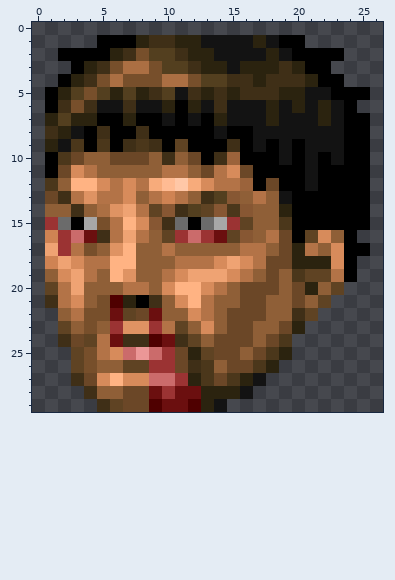
File history of a pixel-art sprite, graphics/stftl20.png. The picture above is the old version.
The file is 27x30 pixels.
After the commit:
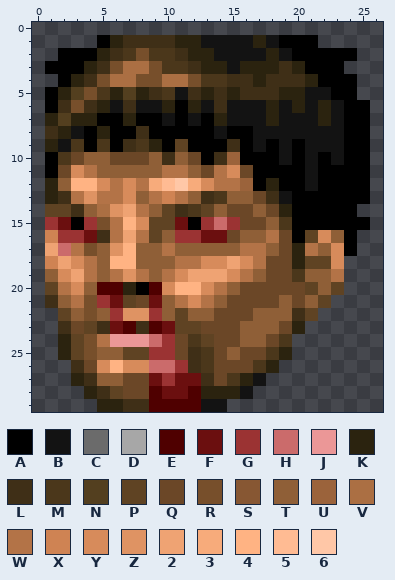
Palette (. is transparent): A #000000  B #131313  C #6b6b6b  D #a7a7a7  E #4f0000  F #6b0f0f  G #9b3333  H #cb6b6b  J #eb9797  K #2b230f  L #3f2f17  M #4b371b  N #533f1f  P #5f4323  Q #6b4727  R #774f2b  S #875733  T #8f5f37  U #9b633b  V #ab6f43  W #b37347  X #cf8353  Y #d78b5b  Z #df9363  2 #efa373  3 #f7ab7b  4 #ffb383  5 #ffbb93  6 #ffc7a7
Changes in this commit:
y 1: x 6..8 AAK -> KLL; x 21 . -> A
y 2: x 5..7 AKL -> KLM; x 9..10 NN -> MM; x 24 . -> A
y 3: x 1..2 .. -> AA; x 10..11 NN -> MM; x 23 . -> A
y 4: x 7 R -> V; x 13..14 NN -> MM; x 24 . -> A
y 5: x 5 N -> M; x 10 N -> M; x 25 A -> .
y 6: x 5 B -> K; x 25 . -> A
y 8: x 5 L -> K
y 9: x 9 L -> K
y 12: x 1 M -> K; x 18 Q -> K
y 13: x 1 Q -> K; x 14..15 NS -> MT; x 17..18 WT -> QL
y 14: x 1..2 TT -> PP; x 9..10 PS -> TP; x 12 N -> M; x 14..16 SMS -> TQQ; x 18 T -> Q; x 25 A -> .
y 15: x 2 C -> F; x 4 D -> G; x 9..11 SLC -> PPF; x 13..14 CD -> GH; x 16..17 PT -> QQ
y 16: x 3 H -> G; x 9..10 TP -> PT; x 12..13 HG -> GF; x 15..16 PS -> QT
y 17: x 2 G -> H; x 25 A -> .
y 18: x 5 W -> T; x 13 W -> Y; x 21..22 KK -> PP; x 24 A -> .
y 19: x 6 4 -> W; x 8 T -> W; x 19 T -> Q; x 21..22 PP -> TT; x 24 A -> .
y 20: x 3 2 -> Y; x 5..9 TTWWT -> EEKAE; x 19 T -> Q; x 21 K -> P
y 21: x 2..9 WYTREKAL -> TWRGFPQF; x 11..12 Y4 -> WY; x 15 T -> Q; x 18 T -> Q
y 22: x 2..3 TW -> PT; x 5..9 RFPQF -> TGZZG; x 11..14 TYWT -> PTTQ; x 17 Q -> T
y 23: x 2..10 PTRTGZZGW -> LQPLFELEF; x 12..14 TYT -> PQQ; x 16 Q -> T
y 24: x 2..4 LQP -> KPR; x 6..13 FLLEFLPT -> JJJHGQMP; x 16 Q -> T
y 25: x 2 . -> K; x 5..9 WYHJH -> TTPPG; x 12..13 KP -> LM; x 15..16 QT -> TQ
y 26: x 3..11 PRTTPPGGQ -> LQY4YYHHG; x 14 T -> Q
y 27: x 3..13 LQY4YYHHGKM -> KLTTQQFGFFL
y 28: x 4..6 LTT -> KLP; x 9..10 FG -> EF; x 12 F -> E
y 29: x 5..8 LPQQ -> KKLL; x 10..11 FF -> EE; x 13 K -> B
